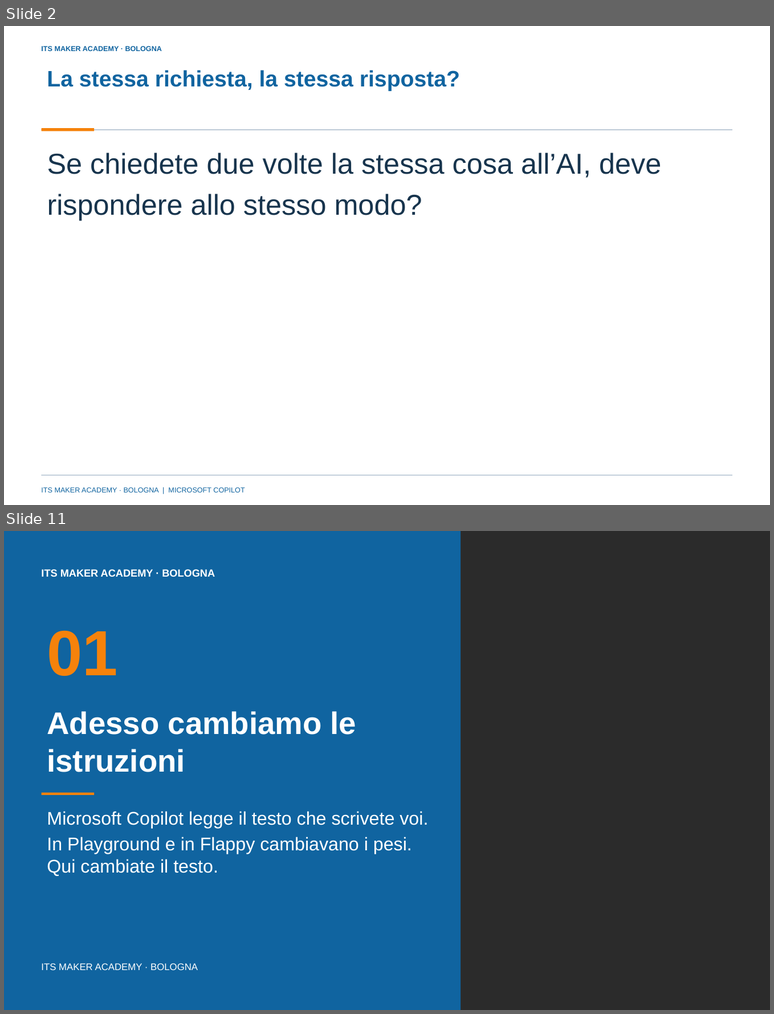
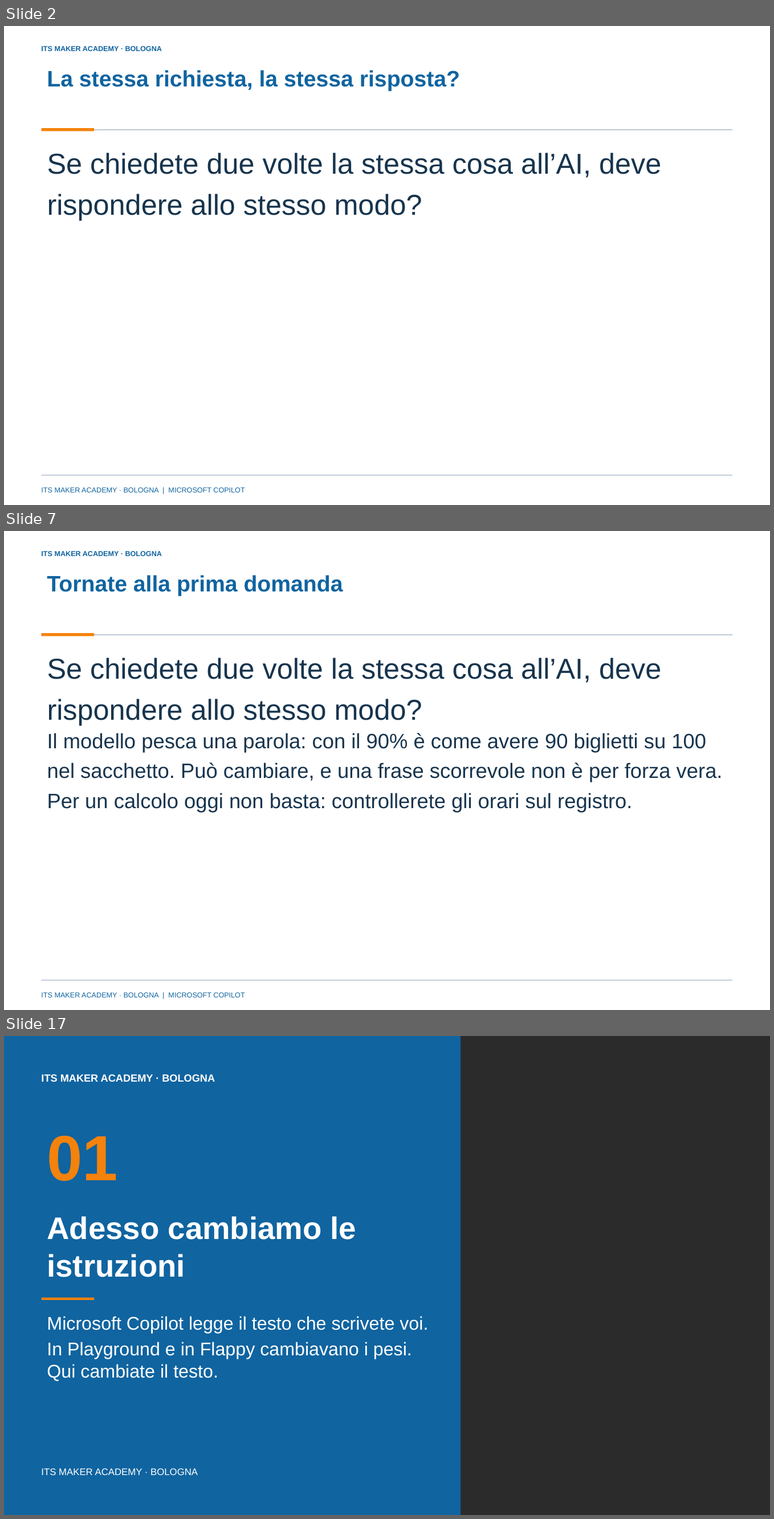
Before and after one commit to franzo9393/ITSCorso_UnslothStudio-Git, a slide deck: lezione 4 - reti neurali e agenti con orchestrazione/Lezione4_Reti_neurali_e_agenti_con_orchestrazione_ITS_MAKER.pptx. Shown one above the other, each under a label of ours: slides 2 and 11 before the commit, slides 2, 7 and 17 after it; the slides between them are not shown. The pictures are 774x1014 and 774x1519 pixels, drawn with LibreOffice and Linux fonts; fonts in the diff are those of the drawing; background and template pictures are left out; a plain dark background stands for a picture behind light text. Boxes give left, top, right and bottom in pixels: in the first picture for what was removed or moved away, otherwise in the second. Text is boxed around its words. In the diff, an @@ line names an element or a change of style, - is before the commit and + after.

Commit message:
Lezione 4: slide 1-17 riscritte con schermate dei siti, quadro d'insieme e previsioni (47 slide); regole sulle schermate in AGENTS.md

```diff
--- a/lezione 4 - reti neurali e agenti con orchestrazione/Lezione4_Reti_neurali_e_agenti_con_orchestrazione_ITS_MAKER.pptx
+++ b/lezione 4 - reti neurali e agenti con orchestrazione/Lezione4_Reti_neurali_e_agenti_con_orchestrazione_ITS_MAKER.pptx
@@ slide 7 added at (x1=4, y1=531, x2=770, y2=1010), background picture (left out); not listed: 5 template elements that a slide beside it also shows @@
@@ title added at (x1=47, y1=575, x2=343, y2=596), 28 pt, text #1064A0, bold @@
+Tornate alla prima domanda
@@ text added at (x1=47, y1=658, x2=661, y2=725), 36 pt, text #17344D @@
+Se chiedete due volte la stessa cosa all’AI, deve rispondere allo stesso modo?
@@ text added at (x1=47, y1=733, x2=723, y2=812), 26 pt, text #17344D @@
+Il modello pesca una parola: con il 90% è come avere 90 biglietti su 100 nel sacchetto. Può cambiare, e una frase scorrevole non è per forza vera. Per un calcolo oggi non basta: controllerete gli orari sul registro.
@@ what was slide 11 is now slide 17 @@
```
Also in this commit, not shown: 7 slides changed, 6 other slides added, 1 slide removed, 29 other files.
